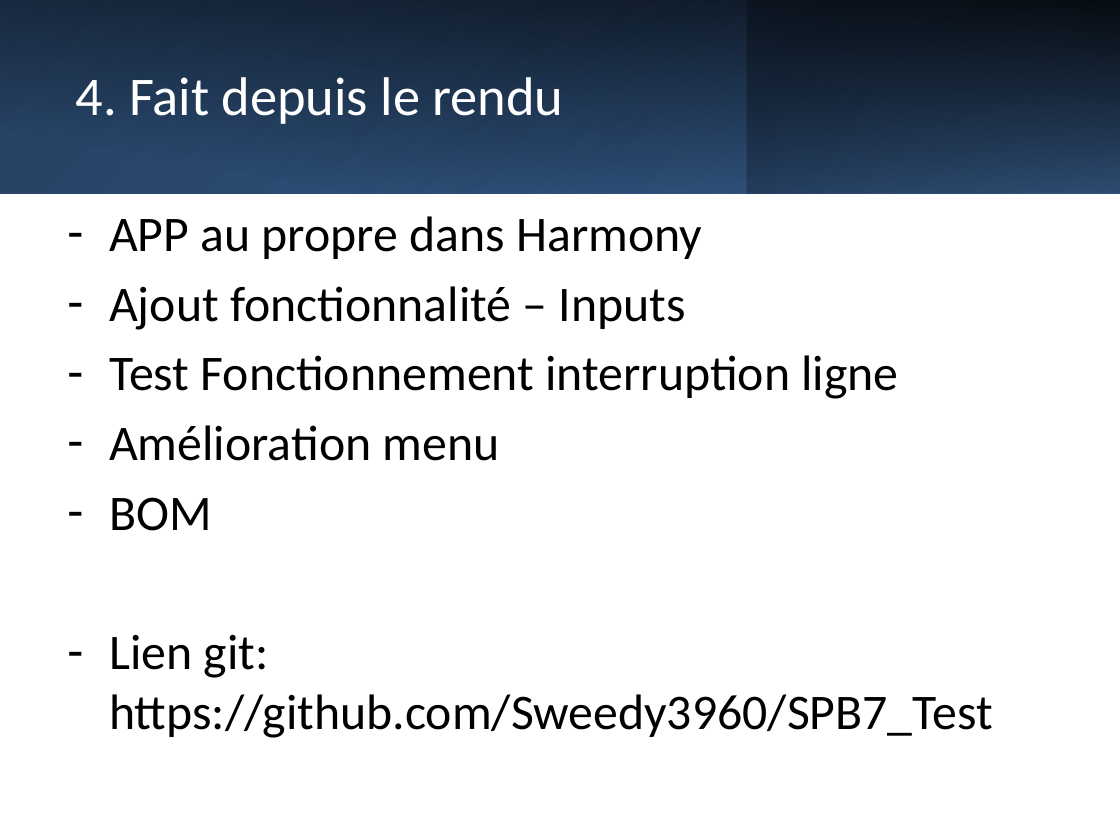
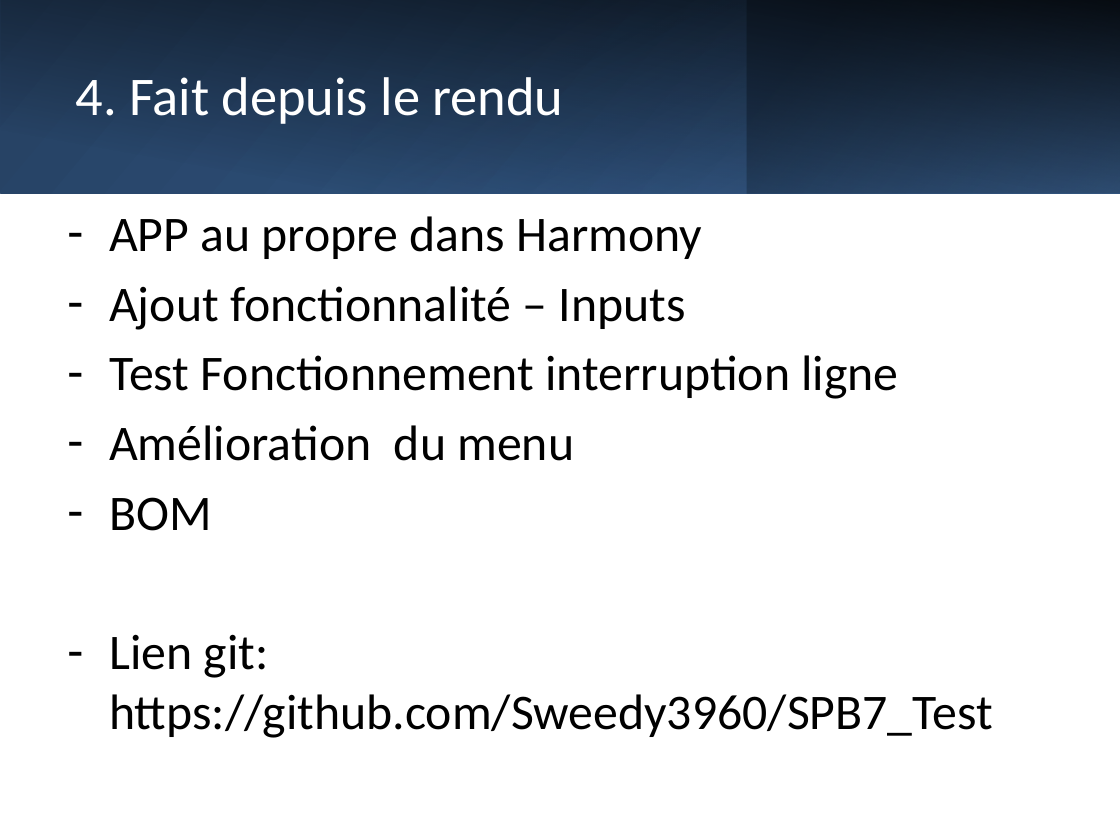
Before and after one commit to Sweedy3960/2414_SPB7_DOC, a slide deck: slide 18 of Doc/2414_Presentation.pptx. Drawn at 1120x840 pixels with LibreOffice and Linux fonts; fonts in the diff are those of the drawing. Boxes give left, top, right and bottom in pixels: in the first picture for what was removed or moved away, otherwise in the second. Text is boxed around its words. In the diff, an @@ line names an element or a change of style, - is before the commit and + after.

```diff
--- a/Doc/2414_Presentation.pptx
+++ b/Doc/2414_Presentation.pptx
@@ text at (x1=109, y1=425, x2=574, y2=461): text changed @@
-– Amélioration menu
+– Amélioration du menu
```
Also in this commit, not shown: 13 other slides changed, 2 slides added, 1 other file.
